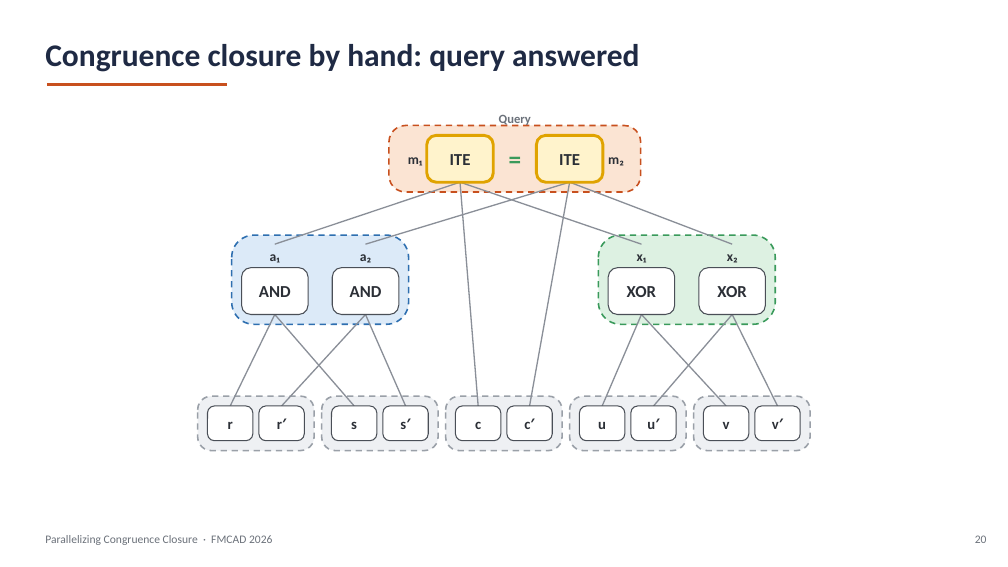
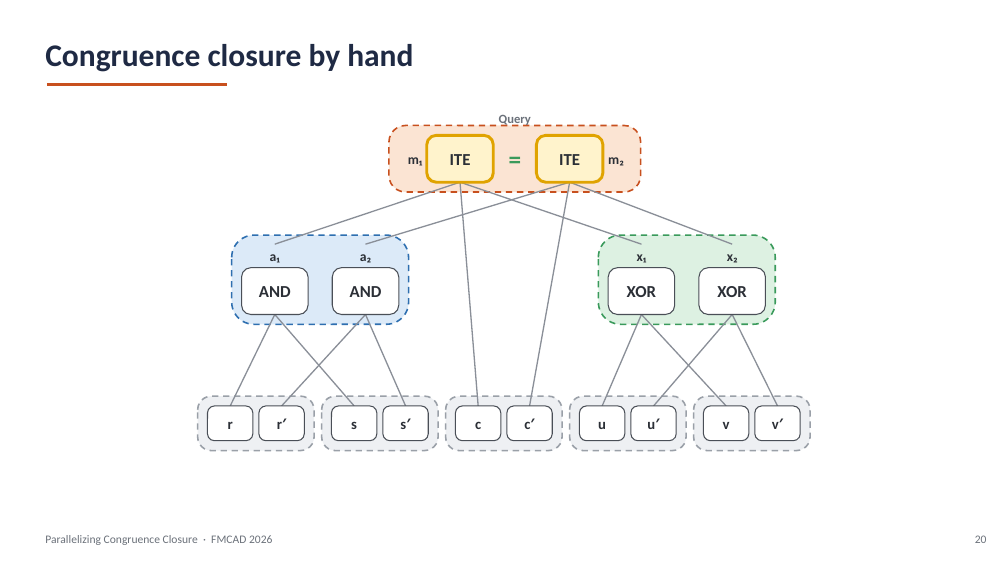
Before and after one commit to amarshah1/parallelcc-paper, a slide deck: slide 20 of slides/parallelcc-part1.pptx. Drawn at 1008x567 pixels with LibreOffice and Linux fonts; fonts in the diff are those of the drawing. Boxes give left, top, right and bottom in pixels: in the first picture for what was removed or moved away, otherwise in the second. Text is boxed around its words. In the diff, an @@ line names an element or a change of style, - is before the commit and + after.

Commit message:
Slides changes

```diff
--- a/slides/parallelcc-part1.pptx
+++ b/slides/parallelcc-part1.pptx
@@ text at (x1=45, y1=44, x2=413, y2=72): text changed @@
-Congruence closure by hand: query answered
+Congruence closure by hand
```
Also in this commit, not shown: 19 other slides changed, 1 other file.
